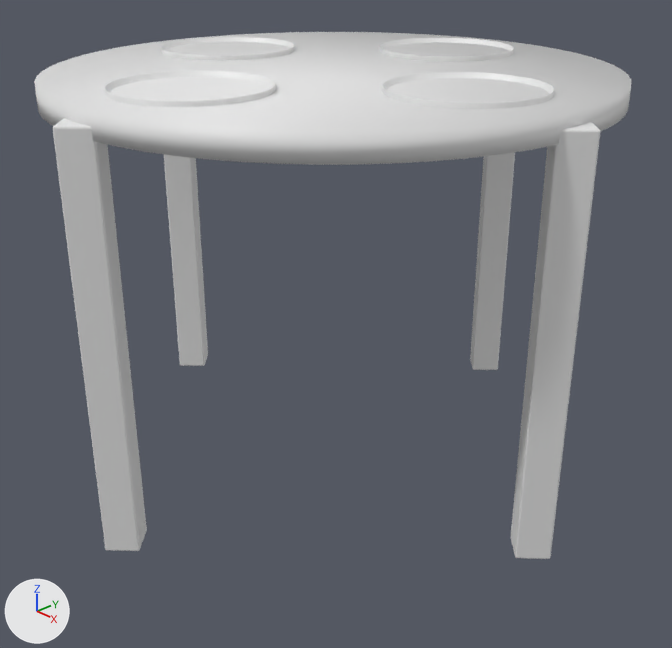
Two versions of the Blender file cenas/cena1.blend, one commit apart.
Camera for both pictures: a 50 mm camera at (1.216, -1.138, 1.016) aimed at (0.036, -0.027, 0.281). The lights are fixed; the arrows at lower left show +X, +Y and +Z. The older version comes first.

The scene before the commit, as lines of its bpy script (objects in view):
```python
me_cube_001 = bpy.data.meshes.new('Cube_001')
me_cube_001.from_pydata(...)  # 352 vertices, 282 faces; spans x -0.5..0.5, y -0.5..0.5, z 0.0..0.75
me_cylinder_002 = bpy.data.meshes.new('Cylinder.002')
me_cylinder_002.from_pydata(...)  # 768 vertices, 706 faces; spans x -0.13..0.13, y -0.13..0.13, z -0.01..0.008
ob_mesa = bpy.data.objects.new('Mesa', me_cube_001)
ob_mesa.location = (0.0, 0.0, 0.0)
ob_mesa.rotation_euler = (0.0, 0.0, -0.785)  # degrees (0, 0, -45)
ob_prato = bpy.data.objects.new('prato', me_cylinder_002)
ob_prato.location = (0.0, 0.3, 0.75)
_m = ob_prato.modifiers.new('Mirror', 'MIRROR')
_m.use_axis = (True, True, False)
_m.mirror_object = ob_mesa
```
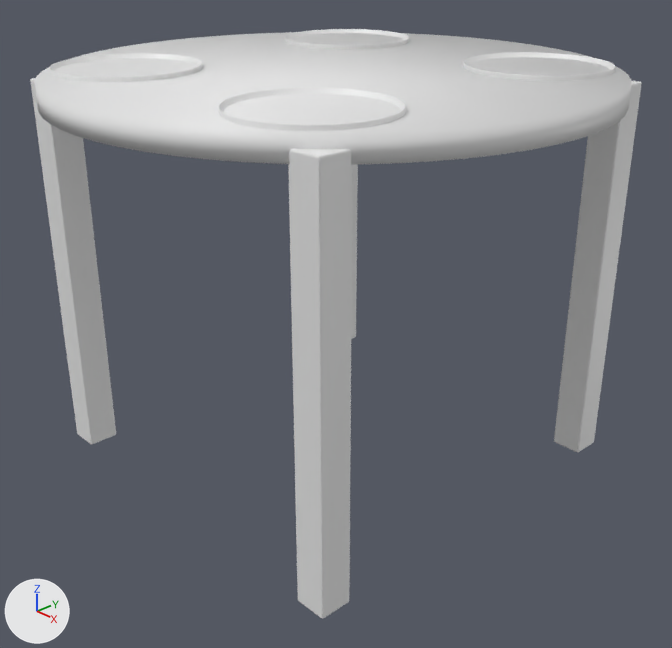
Pixel boxes (x1, y1, x2, y2) of what changed, in the pictures (672 x 648 px):
'Mesa', turned: before (34, 32, 631, 559); after (30, 32, 642, 619)
'prato', turned, moved: before (104, 37, 554, 109); after (49, 29, 615, 131)

The edits, one by one:
Object 'Mesa' (ob_mesa) turns from (0, 0, -45) to (0, 0, 0) degrees about x, y and z.
Object 'prato' (ob_prato) moves from (0.0, 0.3, 0.75) to (0.241, 0.265, 0.749).
